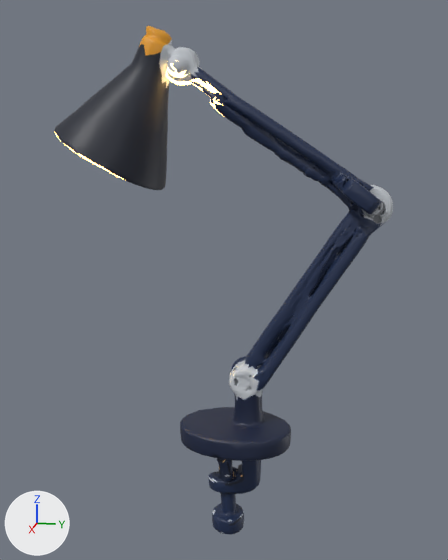
What one commit did to the FBX model apps/vr/ArtSource/lamp-agent/final.fbx.
Before and after are seen from a camera (50 mm lens) standing at (0.65, 0.115, 0.349) and looking at (-0.005, -0.016, 0.186). The lights are fixed; the arrows at lower left show +X, +Y and +Z. The picture after the commit comes second.

Names of what the first picture shows: 'lamp-agent'.
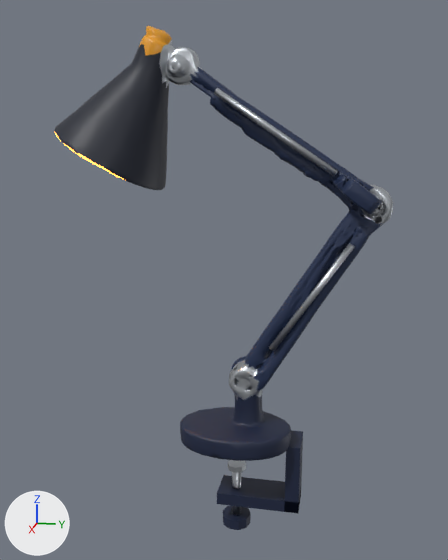
Patch to the scene script:
```diff
--- a/apps/vr/ArtSource/lamp-agent/final.fbx.py
+++ b/apps/vr/ArtSource/lamp-agent/final.fbx.py
@@ mat_lamp_arm @@
+mat_lamp_arm = bpy.data.materials.new('lamp_arm')
+# uses the picture img_lamp_basecolor_png
+# uses the picture img_lamp_normal_png
@@ mat_lamp_shade_glow_001 @@
+mat_lamp_shade_glow_001 = bpy.data.materials.new('lamp_shade_glow.001')
+# colours: orange #ff9e2e
+# uses the picture img_lamp_basecolor_png
+# uses the picture img_lamp_normal_png
@@ mat_lamp_cap @@
+mat_lamp_cap = bpy.data.materials.new('lamp_cap')
+# uses the picture img_lamp_basecolor_png
+# uses the picture img_lamp_normal_png
@@ mat_lamp_metal @@
+mat_lamp_metal = bpy.data.materials.new('lamp_metal')
+# uses the picture img_lamp_basecolor_png
+# uses the picture img_lamp_normal_png
@@ mat_lamp_base @@
+mat_lamp_base = bpy.data.materials.new('lamp_base')
+# uses the picture img_lamp_basecolor_png
+# uses the picture img_lamp_normal_png
@@ me_mesh_0 @@
-me_mesh_0.from_pydata(...)  # 11941 vertices, 27663 faces; spans x -0.065..0.065, y -0.196..0.159, z -0.12..0.45
+me_mesh_0.from_pydata(...)  # 11160 vertices, 25965 faces; spans x -0.065..0.065, y -0.196..0.159, z -0.112..0.45
+# me_mesh_0 part 1: a new loose piece, a 10-sided cylinder along z spanning x -0.016..0.016, y -0.017..0.017, z -0.112..-0.1, in mat_lamp_base
+# me_mesh_0 part 2: a new loose piece, an 8-sided cylinder along z spanning x -0.011..0.011, y -0.011..0.011, z -0.04..-0.034, in mat_lamp_metal
+# me_mesh_0 part 3: a new loose piece, an 8-sided cylinder along z spanning x -0.005..0.005, y -0.005..0.005, z -0.106..-0.036, in mat_lamp_metal
+# me_mesh_0 part 4: a new loose piece of 16 vertices spanning x 0.015..0.022, y -0.022..0.103, z 0.302..0.388, in mat_lamp_metal
+# me_mesh_0 part 5: a new loose piece of 16 vertices spanning x 0.015..0.023, y 0.038..0.123, z 0.116..0.236, in mat_lamp_metal
+# me_mesh_0 part 6: a new loose piece of 14 vertices spanning x -0.02..0.02, y -0.02..0.075, z -0.078..0.004, in mat_lamp_base
+# me_mesh_0 part 7: 911 vertices removed from x -0.022..0.023, y -0.034..0.029, z -0.12..-0.004
+# me_mesh_0 part 8: 13193 faces spanning x -0.038..0.044, y -0.051..0.152, z 0.056..0.409 switch from mat_lamp_body to mat_lamp_arm
+# me_mesh_0 part 9: 4092 faces spanning x -0.026..0.027, y -0.083..0.159, z 0.045..0.436 switch from mat_lamp_body to mat_lamp_metal
+# me_mesh_0 part 10: 224 faces spanning x -0.01..0.013, y -0.05..-0.005, z 0.359..0.408 switch from mat_lamp_shade_glow to mat_lamp_arm
+# me_mesh_0 part 11: 326 faces spanning x -0.02..0.02, y -0.079..-0.037, z 0.39..0.418 switch from mat_lamp_shade_glow to mat_lamp_metal
+# me_mesh_0 part 12: 2484 faces spanning x -0.065..0.065, y -0.196..-0.076, z 0.289..0.417 switch from mat_lamp_shade_glow to mat_lamp_shade_glow_001
+# other edits to the shape of me_mesh_0 do not show in these pictures
+me_mesh_0.materials.append(mat_lamp_cap)
+me_mesh_0.materials.append(mat_lamp_base)
```

Pixel boxes (x1, y1, x2, y2) of what changed, in the pictures (448 x 560 px):
'lamp-agent', reshaped: before (54, 26, 393, 534); after (54, 26, 393, 530)
part 1 of me_mesh_0, added (blue): after (223, 506, 251, 530)
part 2 of me_mesh_0, added: after (228, 460, 246, 473)
part 3 of me_mesh_0, added: after (232, 472, 241, 515)
part 4 of me_mesh_0, added: after (214, 88, 338, 176)
part 5 of me_mesh_0, added: after (269, 243, 355, 351)
part 6 of me_mesh_0, added: after (217, 430, 303, 513)
part 7 of me_mesh_0, deleted (blue): before (208, 458, 261, 534)
part 8 of me_mesh_0, recoloured: (190, 67, 383, 390) in both
part 9 of me_mesh_0, recoloured: (159, 40, 393, 400) in both
part 10 of me_mesh_0, recoloured (white to blue): (190, 78, 222, 114) in both
part 11 of me_mesh_0, recoloured (white to grey): (165, 60, 192, 85) in both
part 12 of me_mesh_0, recoloured: (55, 133, 123, 179) in both
